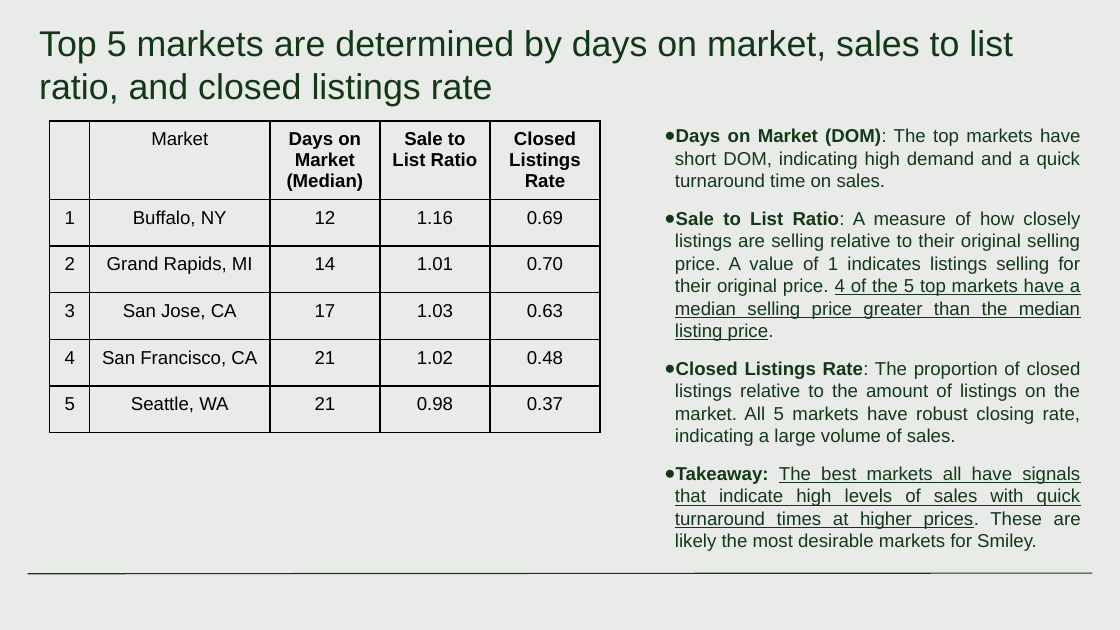
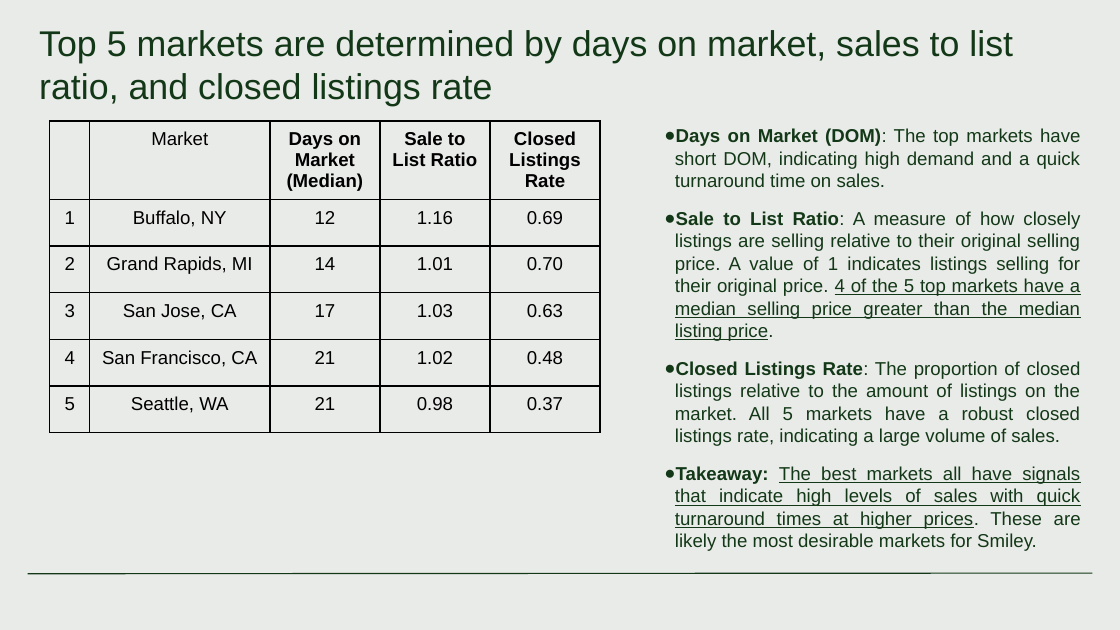
Before and after one commit to Magister774/Clever-Assessment, a slide deck: slide 3 of Smiley Real Estate - Sales Performance Analysis.pptx. Drawn at 1120x630 pixels with LibreOffice and Linux fonts; fonts in the diff are those of the drawing. Boxes give left, top, right and bottom in pixels: in the first picture for what was removed or moved away, otherwise in the second. Text is boxed around its words. In the diff, an @@ line names an element or a change of style, - is before the commit and + after.

```diff
--- a/Smiley Real Estate - Sales Performance Analysis.pptx
+++ b/Smiley Real Estate - Sales Performance Analysis.pptx
@@ text at <box>675,361,1081,446</box>: text changed @@
-● Closed Listings Rate: The proportion of closed listings relative to the amount of listings on the market. All 5 markets have robust closing rate, indicating a large volume of sales.
+● Closed Listings Rate: The proportion of closed listings relative to the amount of listings on the market. All 5 markets have a robust closed listings rate, indicating a large volume of sales.
```
Also in this commit, not shown: 5 other slides changed.
